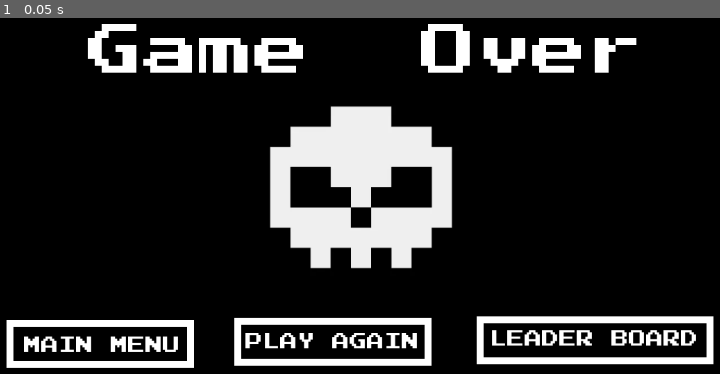
Above: before the commit, frame 1.
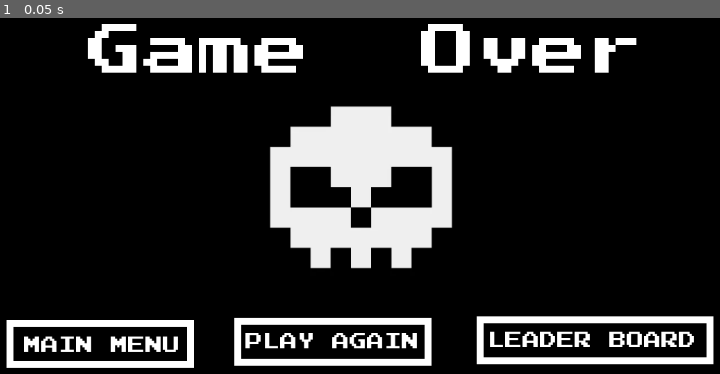
Above: after the commit, the same moment.

Repository: kwrightsk/game-jam-january-2026
Game: Godot game, scene res://game-over-screen.tscn
The game is run twice, just before and just after one commit, with the same random seed, the same clock (stepped at 60 frames per second) and the same inputs. This scene is started directly instead of the project's main scene.
Inputs:
- Up to frame 1 (0.05 s): no input

The runs differ from the first frame. In frame 1, 0.9% of the frame differs, in the area x 68-97%, y 87-93%.

Commit message:
adding a script

Diff:
--- a/game-over-screen.tscn
+++ b/game-over-screen.tscn
@@ -1,5 +1,6 @@
-[gd_scene load_steps=4 format=3 uid="uid://bxr5tasveyyot"]
+[gd_scene load_steps=5 format=3 uid="uid://bxr5tasveyyot"]
 
+[ext_resource type="Script" path="res://game_over_screen.gd" id="1_0h2f5"]
 [ext_resource type="FontFile" uid="uid://boafiido6lxpb" path="res://assets/PressStart2P.ttf" id="1_0wk6x"]
 [ext_resource type="Texture2D" uid="uid://ba6mo6y6urtm7" path="res://assets/shirt-1671181932-5abe8617e0731d1ab2d8b2f6a6602d1e.webp" id="2_r5a24"]
 
@@ -12,6 +13,7 @@
 border_color = Color(1, 1, 1, 1)
 
 [node name="Game-over-screen" type="Node2D"]
+script = ExtResource("1_0h2f5")
 
 [node name="Background" type="CanvasLayer" parent="."]
 layer = -1
@@ -123,14 +125,14 @@
 texture_filter = 1
 layout_mode = 1
 anchors_preset = -1
-anchor_left = 0.195
-anchor_top = 2.262
-anchor_right = 0.195
-anchor_bottom = 2.262
-offset_left = -61.345
-offset_top = -4.03
-offset_right = 242.655
-offset_bottom = 24.97
+anchor_left = 0.725
+anchor_top = 2.327
+anchor_right = 0.841
+anchor_bottom = 2.574
+offset_left = -154.975
+offset_top = -6.255
+offset_right = 129.189
+offset_bottom = 6.68999
 grow_horizontal = 2
 grow_vertical = 2
 theme_override_fonts/normal_font = ExtResource("1_0wk6x")
--- /dev/null
+++ b/game_over_screen.gd
@@ -0,0 +1,11 @@
+extends Node2D
+
+
+# Called when the node enters the scene tree for the first time.
+func _ready() -> void:
+	pass # Replace with function body.
+
+
+# Called every frame. 'delta' is the elapsed time since the previous frame.
+func _process(delta: float) -> void:
+	pass
